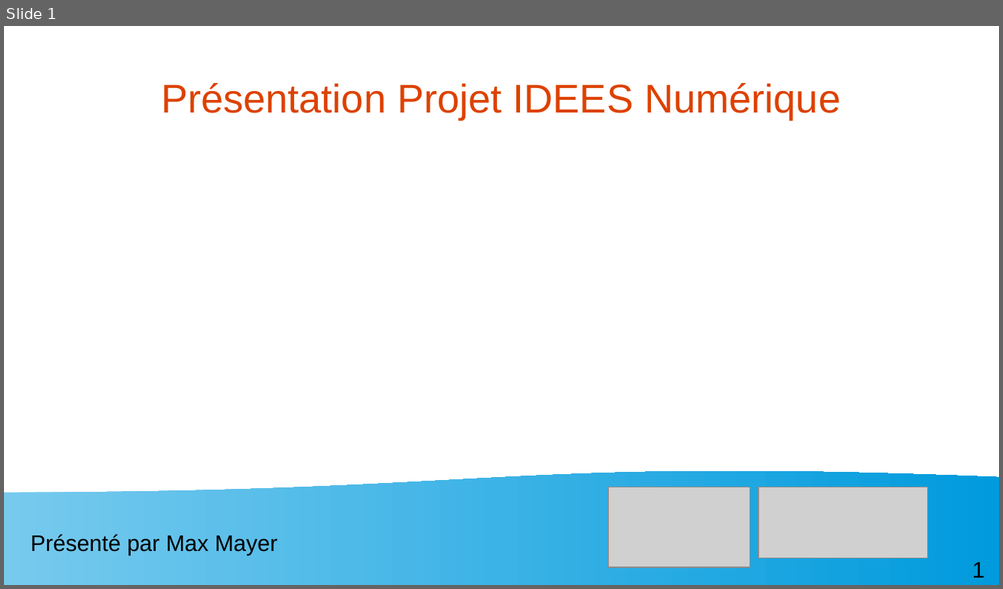
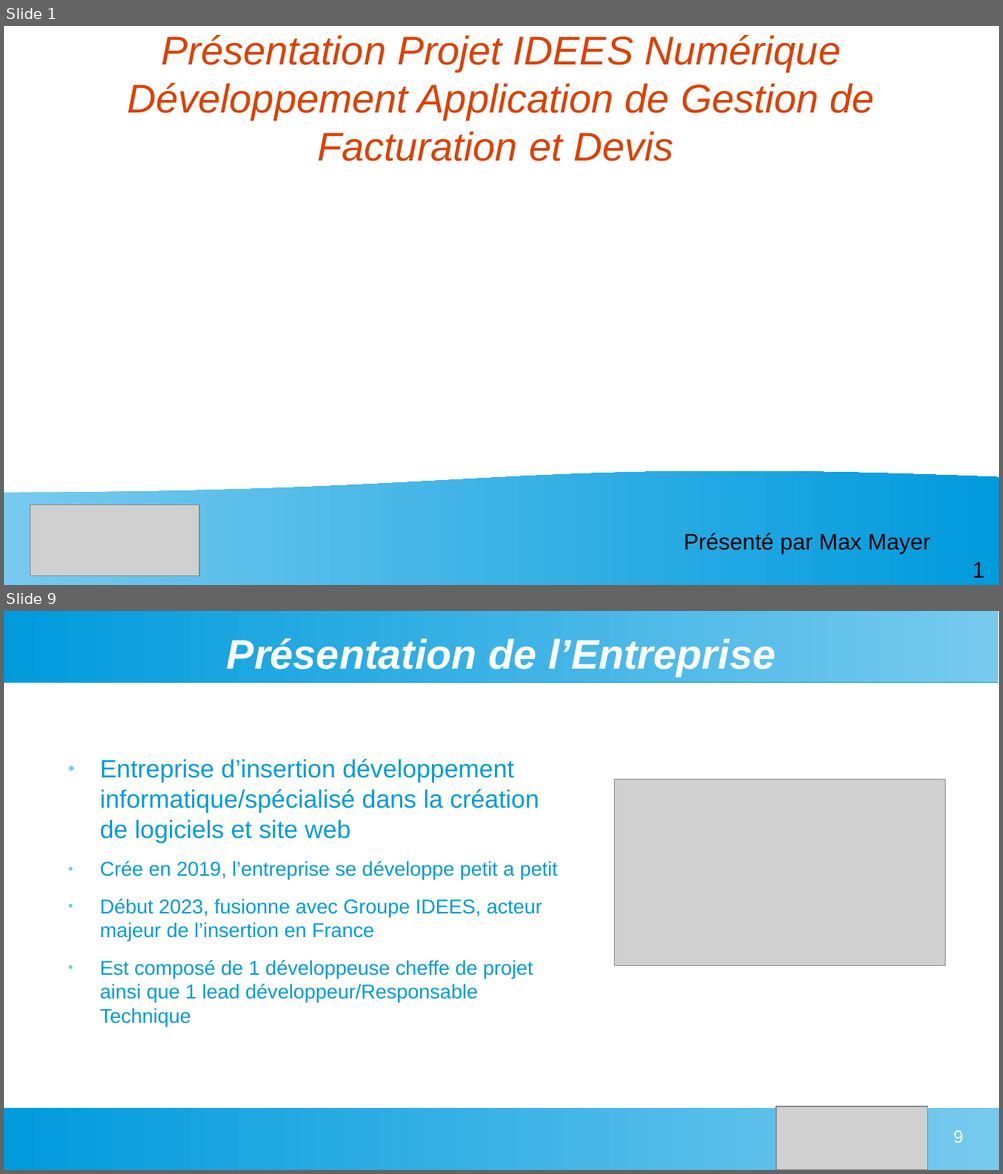
Before and after one commit to Myst564/Dev-Web, a slide deck: Projet Solo/DAB-INVOICE/Diaporama Projet Oral Stage IDEES Numérique.odp. Shown one above the other, each under a label of ours: slide 1 before the commit, slides 1 and 9 after it; the slides between them are not shown. The pictures are 1003x589 and 1003x1174 pixels, drawn with LibreOffice and Linux fonts; fonts in the diff are those of the drawing; grey boxes stand for pictures. Boxes give left, top, right and bottom in pixels: in the first picture for what was removed or moved away, otherwise in the second. Text is boxed around its words. In the diff, an @@ line names an element or a change of style, - is before the commit and + after.

Commit message:
Update Projet IDEES Numérique

```diff
--- a/Projet Solo/DAB-INVOICE/Diaporama Projet Oral Stage IDEES Numérique.odp
+++ b/Projet Solo/DAB-INVOICE/Diaporama Projet Oral Stage IDEES Numérique.odp
@@ slide 9 added at [4,611,999,1170], background #FFFFFF @@
@@ rectangle added at [4,611,999,682], fill gradient #77CAEE to #75C9EE to #73C9ED to #71C8ED to #6FC7ED to #6EC6ED @@
@@ title added at [227,638,775,676], 33 pt, text #FFFFFF, bold, italic @@
+Présentation de l’Entreprise
@@ text added at [100,759,558,1027], 16 pt, text #009BDD @@
+● Entreprise d’insertion développement informatique/spécialisé dans la création de logiciels et site web
+● Crée en 2019, l’entreprise se développe petit a petit
+● Début 2023, fusionne avec Groupe IDEES, acteur majeur de l’insertion en France
+● Est composé de 1 développeuse cheffe de projet ainsi que 1 lead développeur/Responsable Technique
@@ picture added at [614,780,945,967] @@
@@ rectangle added at [4,1108,999,1170], fill gradient #77CAEE to #75C9EE to #73C9ED to #71C8ED to #6FC7ED to #6EC6ED @@
@@ picture added at [777,1108,928,1170] @@
@@ page number added at [953,1130,963,1143], 14 pt, text #FFFFFF @@
+9
@@ slide 1 changed as well @@
@@ title at [127,35,874,161]: text changed; italic on @@
-Présentation Projet IDEES Numérique
+Présentation Projet IDEES Numérique
+Développement Application de Gestion de Facturation et Devis
@@ picture removed at [759,488,928,560] @@
@@ picture: place and size @@
-picture at [608,488,749,568]
+picture at [30,506,200,577]
@@ text "Présenté par Max Mayer": place and size @@
-text "Présenté par Max Mayer" at [31,534,278,556]
+text "Présenté par Max Mayer" at [683,533,930,554]
```
Also in this commit, not shown: 6 other slides changed, 65 other slides added, 1 slide removed, 3 other files.
